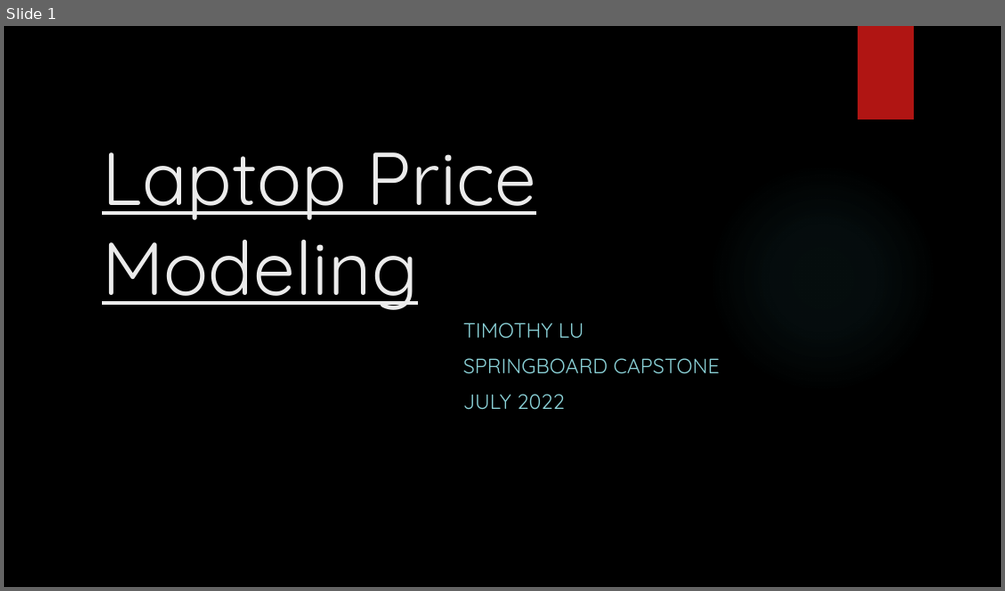
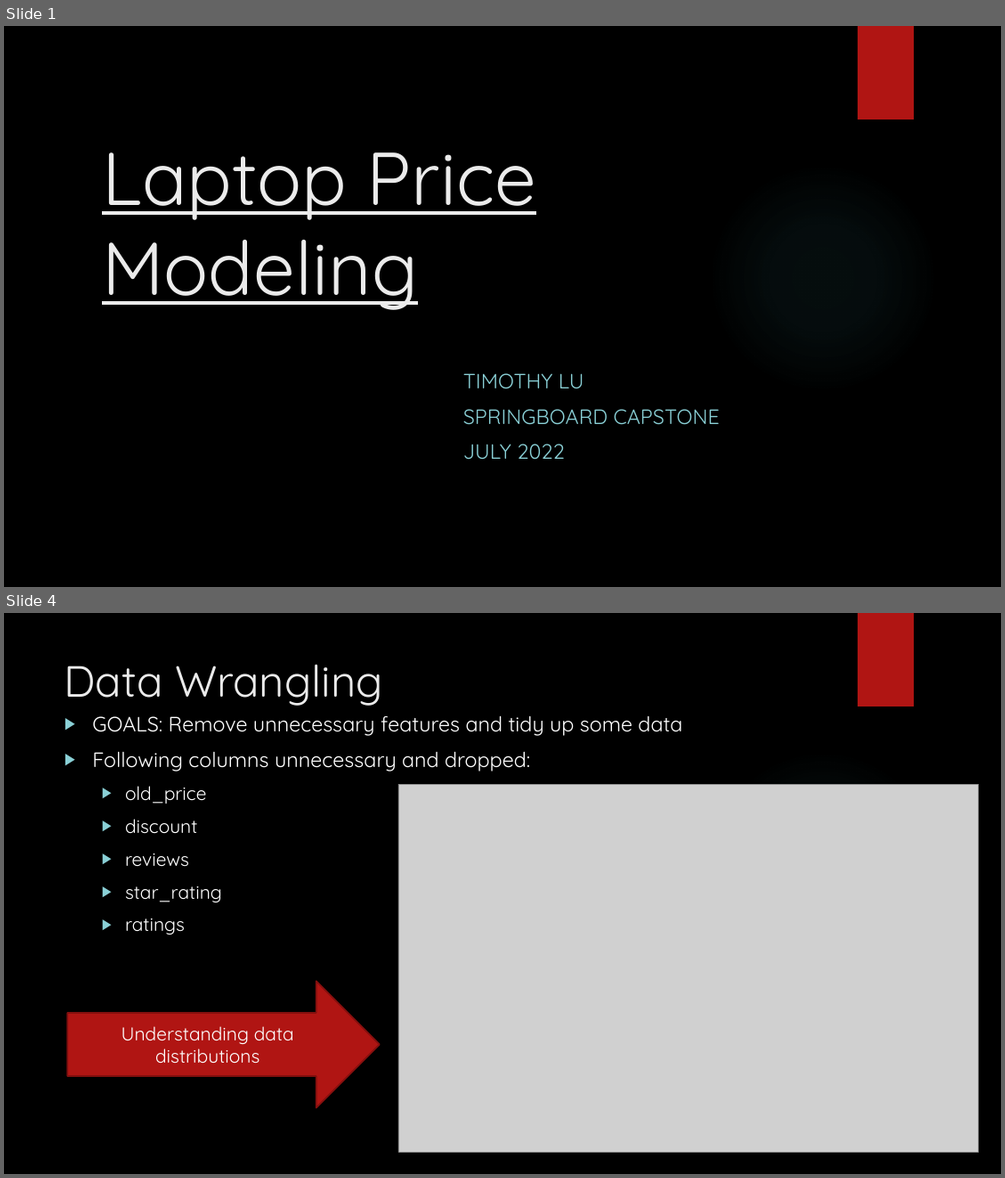
Before and after one commit to lutimoth/LaptopPriceModeling, a slide deck: reports and metrics/Laptop_Capstone_Presentation.pptx. Shown one above the other, each under a label of ours: slide 1 before the commit, slides 1 and 4 after it; the slides between them are not shown. The pictures are 1005x591 and 1005x1178 pixels, drawn with LibreOffice and Linux fonts; fonts in the diff are those of the drawing; grey boxes stand for pictures; background and template pictures are left out. Boxes give left, top, right and bottom in pixels: in the first picture for what was removed or moved away, otherwise in the second. Text is boxed around its words. In the diff, an @@ line names an element or a change of style, - is before the commit and + after.

Commit message:
Updating for final submission
Created graph image for XGBoost tree, finished final powerpoint, created some other images, updated the Laptop Pricing Model notebook for more detail and cluster understanding

```diff
--- a/reports and metrics/Laptop_Capstone_Presentation.pptx
+++ b/reports and metrics/Laptop_Capstone_Presentation.pptx
@@ slide 4 added at (4, 613, 1001, 1174), background picture (left out); not listed: 2 template elements that a slide beside it also shows @@
@@ title added at (65, 664, 383, 706), 42 pt, text #EBEBEB @@
+Data Wrangling
@@ text added at (92, 715, 682, 935), 20 pt, text #FFFFFF @@
+▶ GOALS: Remove unnecessary features and tidy up some data
+▶ Following columns unnecessary and dropped:
+  ▶ old_price
+  ▶ discount
+  ▶ reviews
+  ▶ star_rating
+  ▶ ratings
@@ picture added at (398, 784, 979, 1152) @@
@@ right arrow added at (67, 981, 380, 1107), fill #B01513, outline #82100E 1.5 pt, 18 pt, text #FFFFFF @@
+Understanding data distributions
@@ slide 1 changed as well @@
@@ subtitle "TIMOTHY LU": place and size @@
-subtitle "TIMOTHY LU" at (463, 322, 720, 410)
+subtitle "TIMOTHY LU" at (463, 373, 720, 459)
```
Also in this commit, not shown: 7 other slides changed, 7 other slides added, 6 slides removed, 5 other files.
